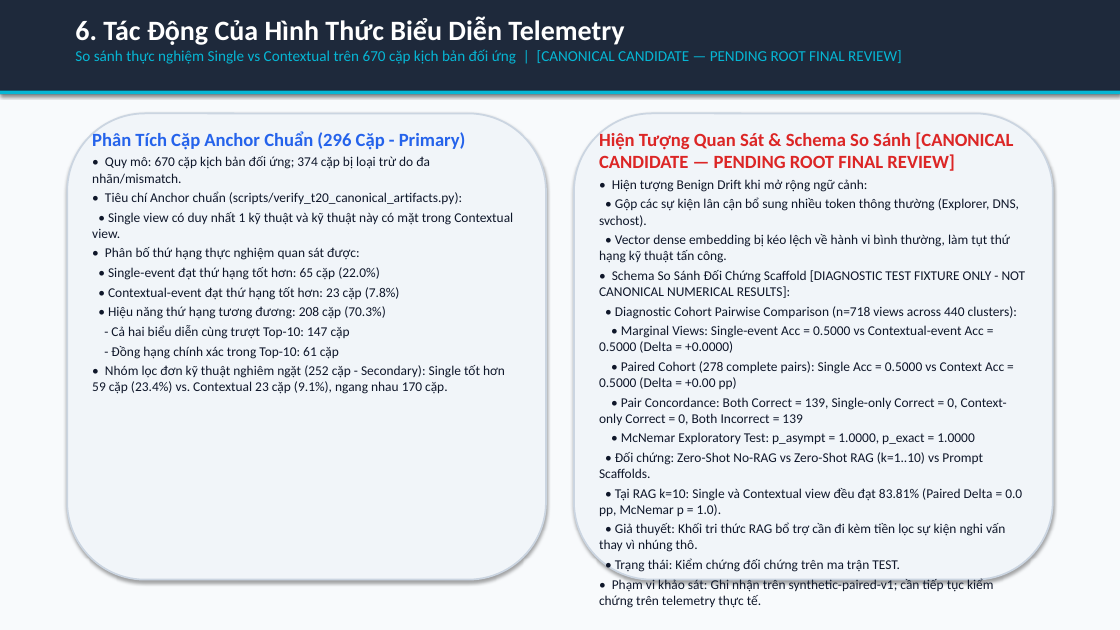
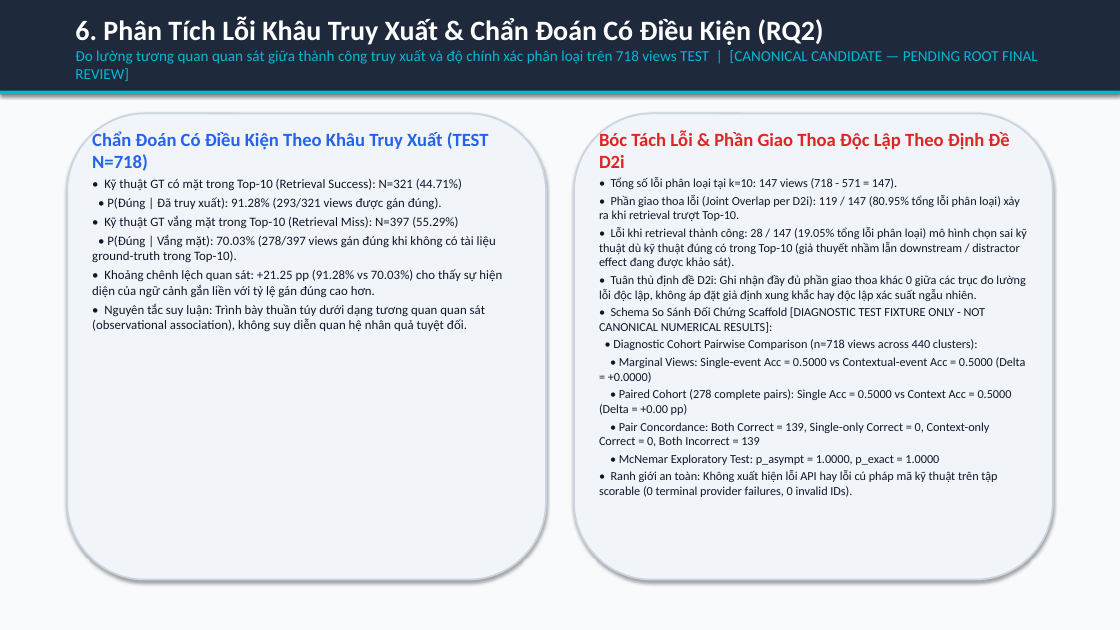
Before and after one commit to habachcp6/RAG2ATTCK, a slide deck: slide 7 of reports/evidence/fixture_populated_slides.pptx. Drawn at 1120x630 pixels with LibreOffice and Linux fonts; fonts in the diff are those of the drawing. Boxes give left, top, right and bottom in pixels: in the first picture for what was removed or moved away, otherwise in the second. Text is boxed around its words. In the diff, an @@ line names an element or a change of style, - is before the commit and + after.

```diff
--- a/reports/evidence/fixture_populated_slides.pptx
+++ b/reports/evidence/fixture_populated_slides.pptx
@@ text at [75, 17, 1038, 81]: text changed @@
-6. Tác Động Của Hình Thức Biểu Diễn Telemetry
-So sánh thực nghiệm Single vs Contextual trên 670 cặp kịch bản đối ứng | [CANONICAL CANDIDATE — PENDING ROOT FINAL REVIEW]
+6. Phân Tích Lỗi Khâu Truy Xuất & Chẩn Đoán Có Điều Kiện (RQ2)
+Đo lường tương quan quan sát giữa thành công truy xuất và độ chính xác phân loại trên 718 views TEST | [CANONICAL CANDIDATE — PENDING ROOT FINAL REVIEW]
@@ text at [92, 131, 502, 331]: text changed; size 11.5 to 11 pt @@
-Phân Tích Cặp Anchor Chuẩn (296 Cặp - Primary)
-• Quy mô: 670 cặp kịch bản đối ứng; 374 cặp bị loại trừ do đa nhãn/mismatch.
-• Tiêu chí Anchor chuẩn (scripts/verify_t20_canonical_artifacts.py):
-• Single view có duy nhất 1 kỹ thuật và kỹ thuật này có mặt trong Contextual view.
-• Phân bố thứ hạng thực nghiệm quan sát được:
-• Single-event đạt thứ hạng tốt hơn: 65 cặp (22.0%)
-• Contextual-event đạt thứ hạng tốt hơn: 23 cặp (7.8%)
-• Hiệu năng thứ hạng tương đương: 208 cặp (70.3%)
-- Cả hai biểu diễn cùng trượt Top-10: 147 cặp
-- Đồng hạng chính xác trong Top-10: 61 cặp
-• Nhóm lọc đơn kỹ thuật nghiêm ngặt (252 cặp - Secondary): Single tốt hơn 59 cặp (23.4%) vs. Contextual 23 cặp (9.1%), ngang nhau 170 cặp.
+Chẩn Đoán Có Điều Kiện Theo Khâu Truy Xuất (TEST N=718)
+• Kỹ thuật GT có mặt trong Top-10 (Retrieval Success): N=321 (44.71%)
+• P(Đúng | Đã truy xuất): 91.28% (293/321 views được gán đúng).
+• Kỹ thuật GT vắng mặt trong Top-10 (Retrieval Miss): N=397 (55.29%)
+• P(Đúng | Vắng mặt): 70.03% (278/397 views gán đúng khi không có tài liệu ground-truth trong Top-10).
+• Khoảng chênh lệch quan sát: +21.25 pp (91.28% vs 70.03%) cho thấy sự hiện diện của ngữ cảnh gắn liền với tỷ lệ gán đúng cao hơn.
+• Nguyên tắc suy luận: Trình bày thuần túy dưới dạng tương quan quan sát (observational association), không suy diễn quan hệ nhân quả tuyệt đối.
@@ text at [599, 131, 1027, 301]: text changed; size 11.5 to 10.5 pt @@
-Hiện Tượng Quan Sát & Schema So Sánh [CANONICAL CANDIDATE — PENDING ROOT FINAL REVIEW]
-• Hiện tượng Benign Drift khi mở rộng ngữ cảnh:
-• Gộp các sự kiện lân cận bổ sung nhiều token thông thường (Explorer, DNS, svchost).
-• Vector dense embedding bị kéo lệch về hành vi bình thường, làm tụt thứ hạng kỹ thuật tấn công.
+Bóc Tách Lỗi & Phần Giao Thoa Độc Lập Theo Định Đề D2i
+• Tổng số lỗi phân loại tại k=10: 147 views (718 - 571 = 147).
+• Phần giao thoa lỗi (Joint Overlap per D2i): 119 / 147 (80.95% tổng lỗi phân loại) xảy ra khi retrieval trượt Top-10.
+• Lỗi khi retrieval thành công: 28 / 147 (19.05% tổng lỗi phân loại) mô hình chọn sai kỹ thuật dù kỹ thuật đúng có trong Top-10 (giả thuyết nhầm lẫn downstream / distractor effect đang được khảo sát).
+• Tuân thủ định đề D2i: Ghi nhận đầy đủ phần giao thoa khác 0 giữa các trục đo lường lỗi độc lập, không áp đặt giả định xung khắc hay độc lập xác suất ngẫu nhiên.
@@ text at [599, 307, 1026, 465]: size 11.5 to 10.5 pt in "• Schema So Sánh Đối Chứng Scaffold ...", "• Diagnostic Cohort Pairwise Comparison (n=718 views ...", "• Marginal Views: Single-event Acc = 0.5000 ...", "• Paired Cohort (278 complete pairs): Single ..." and 2 more places @@
@@ text at [599, 470, 997, 497]: text changed; size 11.5 to 10.5 pt @@
-• Đối chứng: Zero-Shot No-RAG vs Zero-Shot RAG (k=1..10) vs Prompt Scaffolds.
-• Tại RAG k=10: Single và Contextual view đều đạt 83.81% (Paired Delta = 0.0 pp, McNemar p = 1.0).
-• Giả thuyết: Khối tri thức RAG bổ trợ cần đi kèm tiền lọc sự kiện nghi vấn thay vì nhúng thô.
-• Trạng thái: Kiểm chứng đối chứng trên ma trận TEST.
-• Phạm vi khảo sát: Ghi nhận trên synthetic-paired-v1; cần tiếp tục kiểm chứng trên telemetry thực tế.
+• Ranh giới an toàn: Không xuất hiện lỗi API hay lỗi cú pháp mã kỹ thuật trên tập scorable (0 terminal provider failures, 0 invalid IDs).
```
Also in this commit, not shown: 4 other slides changed, 14 other files.
